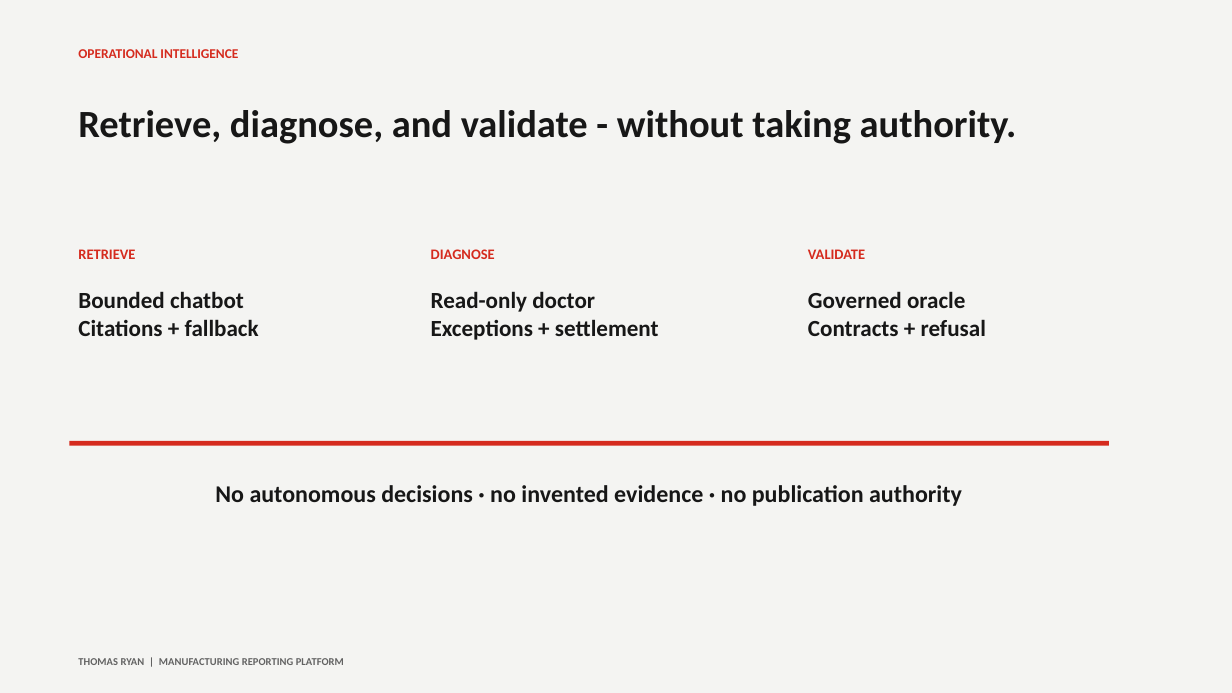
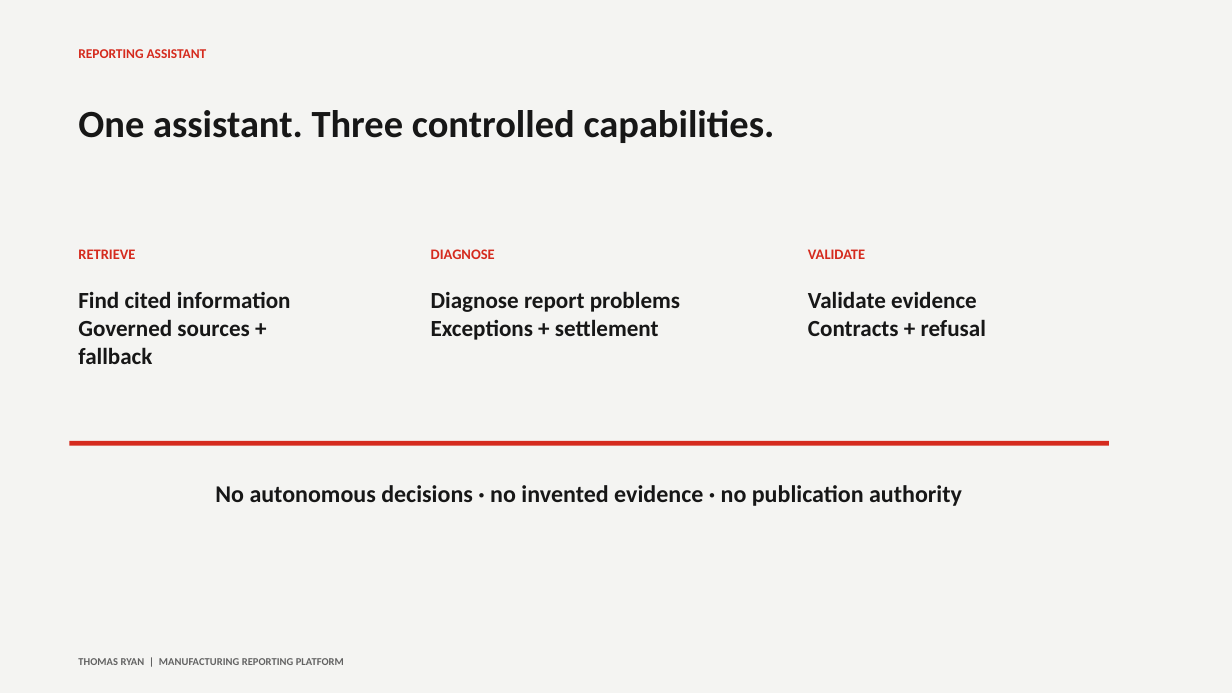
Before and after one commit to tonnyryam/pepperball-reporting-platform-case-study, a slide deck: slide 5 of public/Thomas-Ryan-PepperBall-Platform-Case-Study.pptx. Drawn at 1232x693 pixels with LibreOffice and Linux fonts; fonts in the diff are those of the drawing. Boxes give left, top, right and bottom in pixels: in the first picture for what was removed or moved away, otherwise in the second. Text is boxed around its words. In the diff, an @@ line names an element or a change of style, - is before the commit and + after.

Commit message:
Clarify reporting assistant and viewer journey

```diff
--- a/public/Thomas-Ryan-PepperBall-Platform-Case-Study.pptx
+++ b/public/Thomas-Ryan-PepperBall-Platform-Case-Study.pptx
@@ text at [78, 49, 207, 58]: text changed @@
-OPERATIONAL INTELLIGENCE
+REPORTING ASSISTANT
@@ text at [78, 110, 775, 143]: text changed @@
-Retrieve, diagnose, and validate - without taking authority.
+One assistant. Three controlled capabilities.
@@ text at [78, 291, 291, 364]: text changed @@
-Bounded chatbot
-Citations + fallback
+Find cited information
+Governed sources + fallback
@@ text at [431, 291, 680, 312]: text changed @@
-Read-only doctor
+Diagnose report problems
@@ text at [808, 291, 977, 308]: text changed @@
-Governed oracle
+Validate evidence
```
Also in this commit, not shown: 10 other files.
